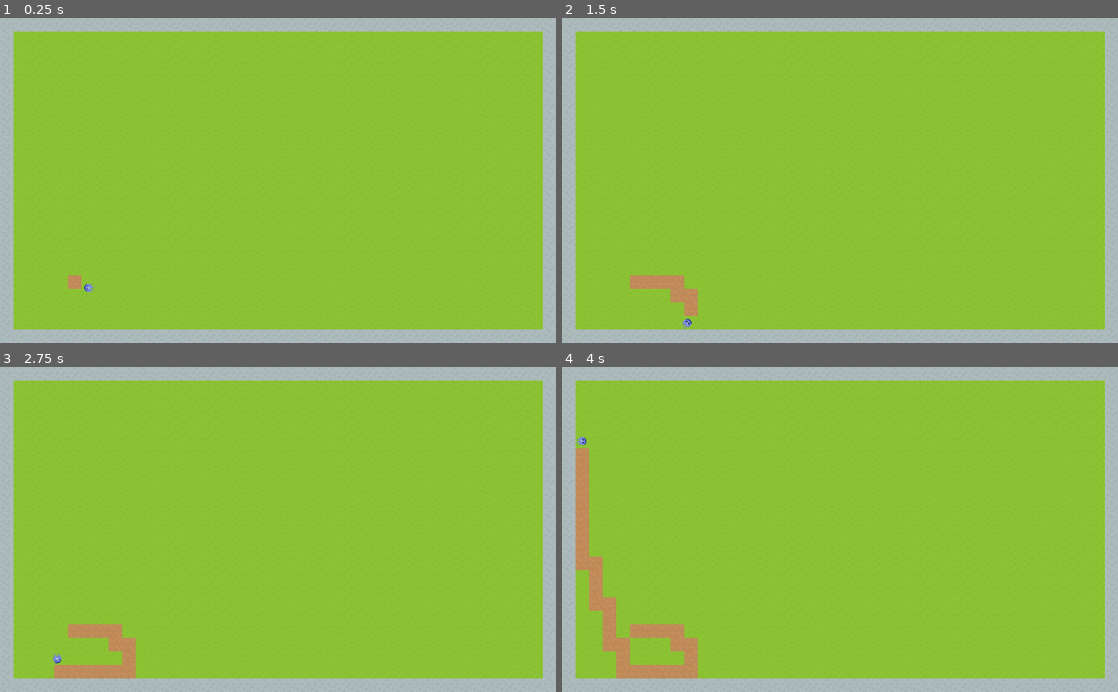
Above: before the commit, frames 1-4 (two rows, left to right).
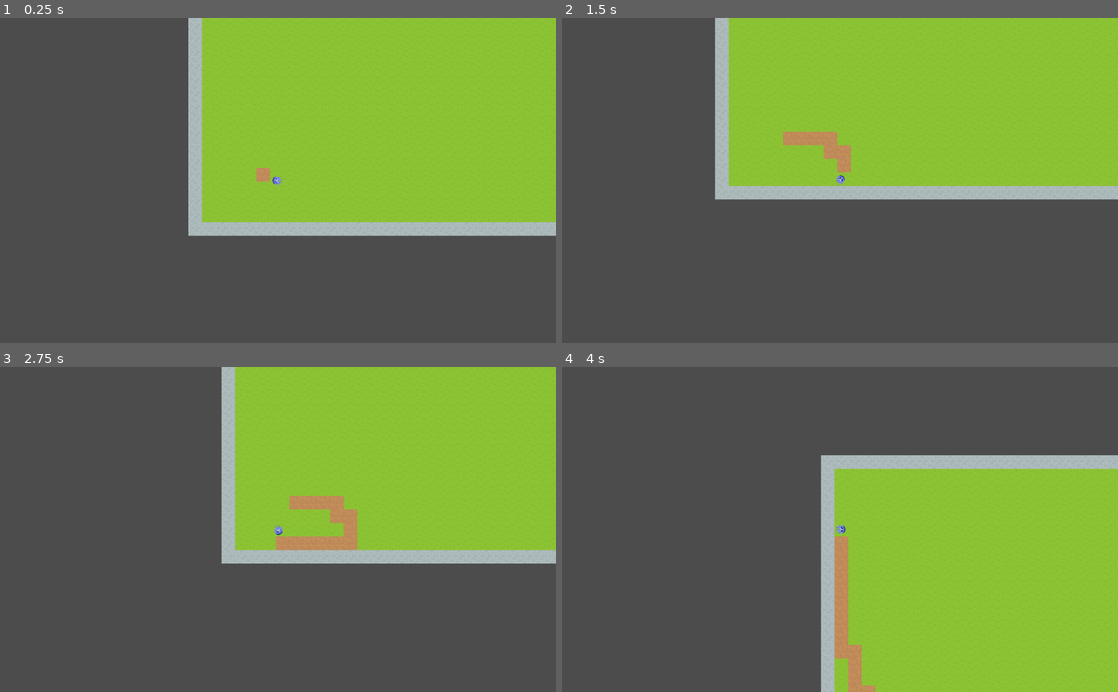
Above: after the commit, the same moments.

Repository: nrkroeker/wildfire
Game: Godot game, scene res://Main.tscn
The game is run twice, just before and just after one commit, with the same random seed, the same clock (stepped at 60 frames per second) and the same inputs.
Inputs:
- Up to frame 1 (0.25 s): no input
- Up to frame 2 (1.5 s): hold Right (ui_right) 0.53-1.28 s; hold Down (ui_down) from 1.28 s (still down)
- Up to frame 3 (2.75 s): release Down (ui_down) at 2.03 s; hold Right (ui_right) from 2.03 s (still down)
- Up to frame 4 (4 s): release Right (ui_right) at 2.78 s; hold Up (ui_up) 2.78-3.53 s; hold Left (ui_left) from 3.53 s (still down)

The runs differ from the first frame. In frame 1, 64% of the frame differs, in the area x 0-100%, y 0-100%; in frame 2, 68%; in frame 3, 72%; in frame 4, 70%.

Commit message:
add following camera

Diff:
--- a/godot/Main.tscn
+++ b/godot/Main.tscn
@@ -11,3 +11,6 @@
 [node name="Flame" parent="." instance=ExtResource( 2 )]
 position = Vector2( 134.566, 497.855 )
 z_index = 1
+
+[node name="Camera2D" type="Camera2D" parent="Flame"]
+current = true
